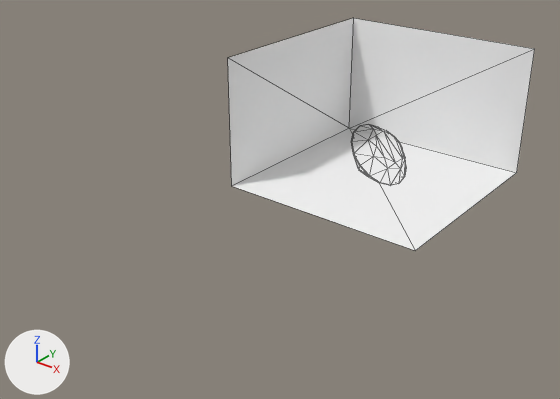
The OBJ model SDK/ProgressivePhotonMap/scenes/diamond/Diamond.obj, before and after one commit.
Both versions are drawn from a 50 mm camera at (3.58, -5.98, 2.5) aimed at (-0.11, -1.37, -0.36). Lighting does not change. The marker at lower left points along +X, +Y and +Z. Mesh edges are drawn as thin lines. Where no turn or scale is listed for an object, it has been applied to the vertices.

Names of what the first picture shows: 'Diamond'.
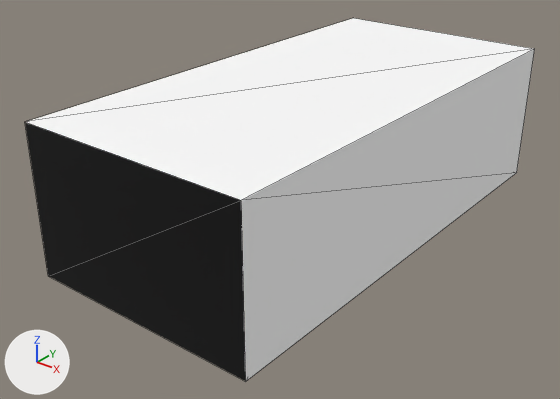
The change, as a list of edits to the scene's bpy script:
```text
Add mat_dbox:
    mat_dbox = principled_material('dBox')
    mat_dbox.base_color = (0.988, 0.988, 0.988)  # white #fefefe
    mat_dbox.roughness = 1.0
Add mat_sbox:
    mat_sbox = principled_material('sBox')
    mat_sbox.base_color = (0.0, 0.0, 0.0)  # black #000000
    mat_sbox.roughness = 1.0
Change me_diamond:
    used by ob_diamond; location = (0.0, 0.0, 0.0)
    verts and faces of me_diamond; kept vertices keep their numbers, new ones are numbered from 64
    before: 57 (-1.0, 1.0, -0.63) at pixel (349, 128), 58 (1.0, 1.0, -0.63) at pixel (516, 172), 59 (-1.0, 1.0, 0.62) at pixel (353, 17), 60 (1.0, 1.0, 0.62) at pixel (534, 48), 61 (-1.0, -1.0, -0.62) at pixel (231, 186)
    before: 62 (1.0, -1.0, -0.62) at pixel (415, 250), 63 (-1.0, -1.0, 0.63) at pixel (227, 57)
    remove me_diamond.from_pydata(...)  # 64 vertices, 116 faces; spans x -1.0..1.0, y -1.0..1.0, z -0.63..0.63
    add me_diamond.from_pydata(...)  # 65 vertices, 122 faces; spans x -1.0..1.0, y -3.1..1.0, z -0.63..0.63
    me_diamond part 1
    add delete_vertices([61, 62, 63])  # with the faces that use them
    add for new, old in zip([*range(64, 68)], [*range(57, 61)]): verts[new] = verts[old] + (0.0, -4.1, 0.01)
    add faces += [(57, 64, 65), (57, 65, 58), (57, 59, 66), (57, 66, 64), (58, 65, 67), (58, 67, 60)]  # mat_dbox (white #fefefe)
    add faces += [(60, 67, 66), (59, 60, 66)]  # mat_dbox (white #fefefe)
    add faces += [(64, 66, 67), (64, 67, 65)]  # mat_sbox (black #000000)
    me_diamond part 2: 2 faces spanning x -1.0..1.0, y 1.0, z -0.63..0.62 switch from mat_box (white #f6f6f6) to mat_sbox (black #000000)
    add me_diamond.materials.append(mat_dbox)  # white #fefefe
```

Where the change shows, as pixel boxes (x1, y1, x2, y2) in the pictures (560 x 399 px):
'Diamond', reshaped (66% wider, 56% taller): before (228, 18, 535, 251); after (25, 18, 535, 381)
part 1 of me_diamond, built on: before (228, 18, 516, 251); after (25, 18, 535, 381)
part 2 of me_diamond, recoloured: before (349, 18, 535, 173)
